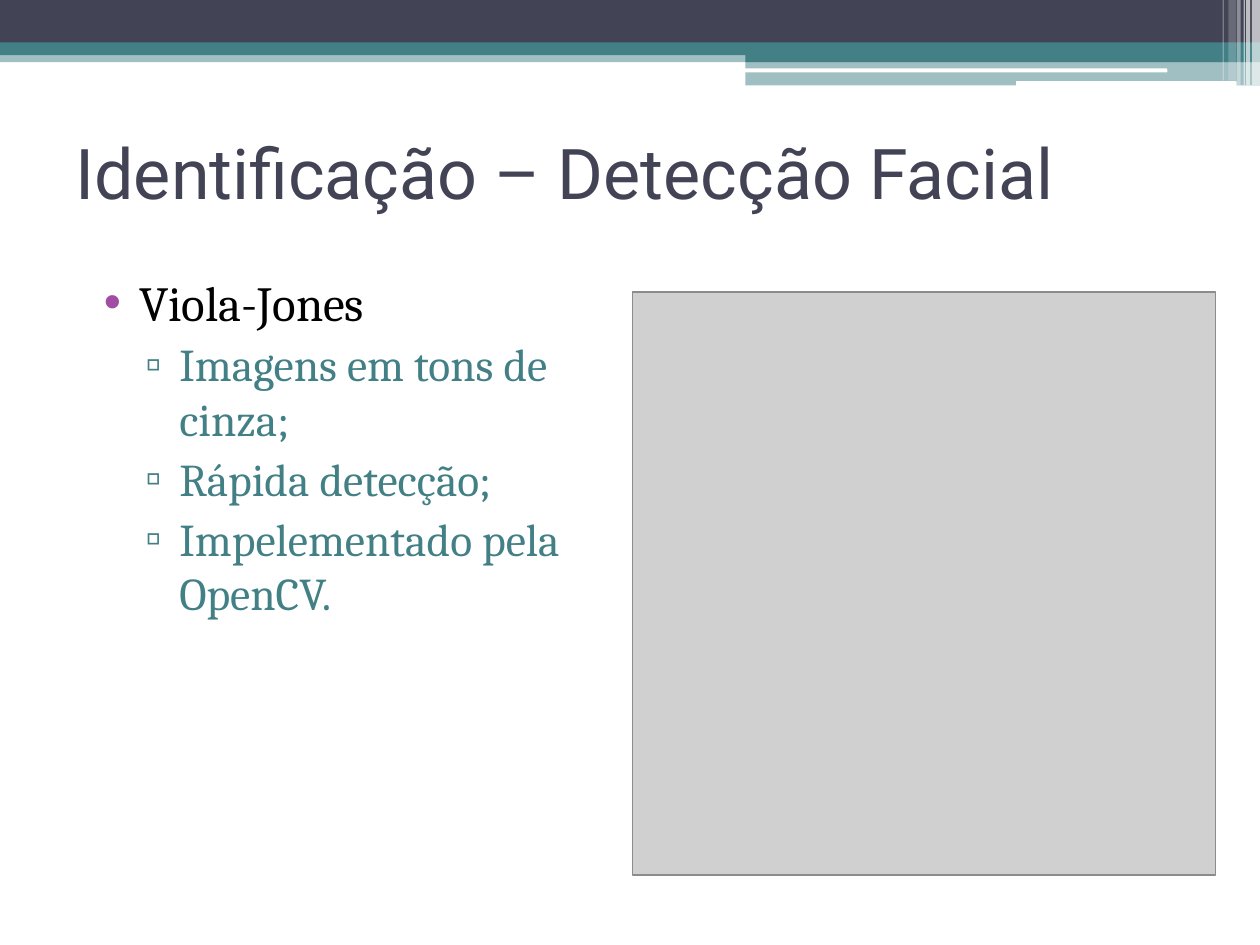
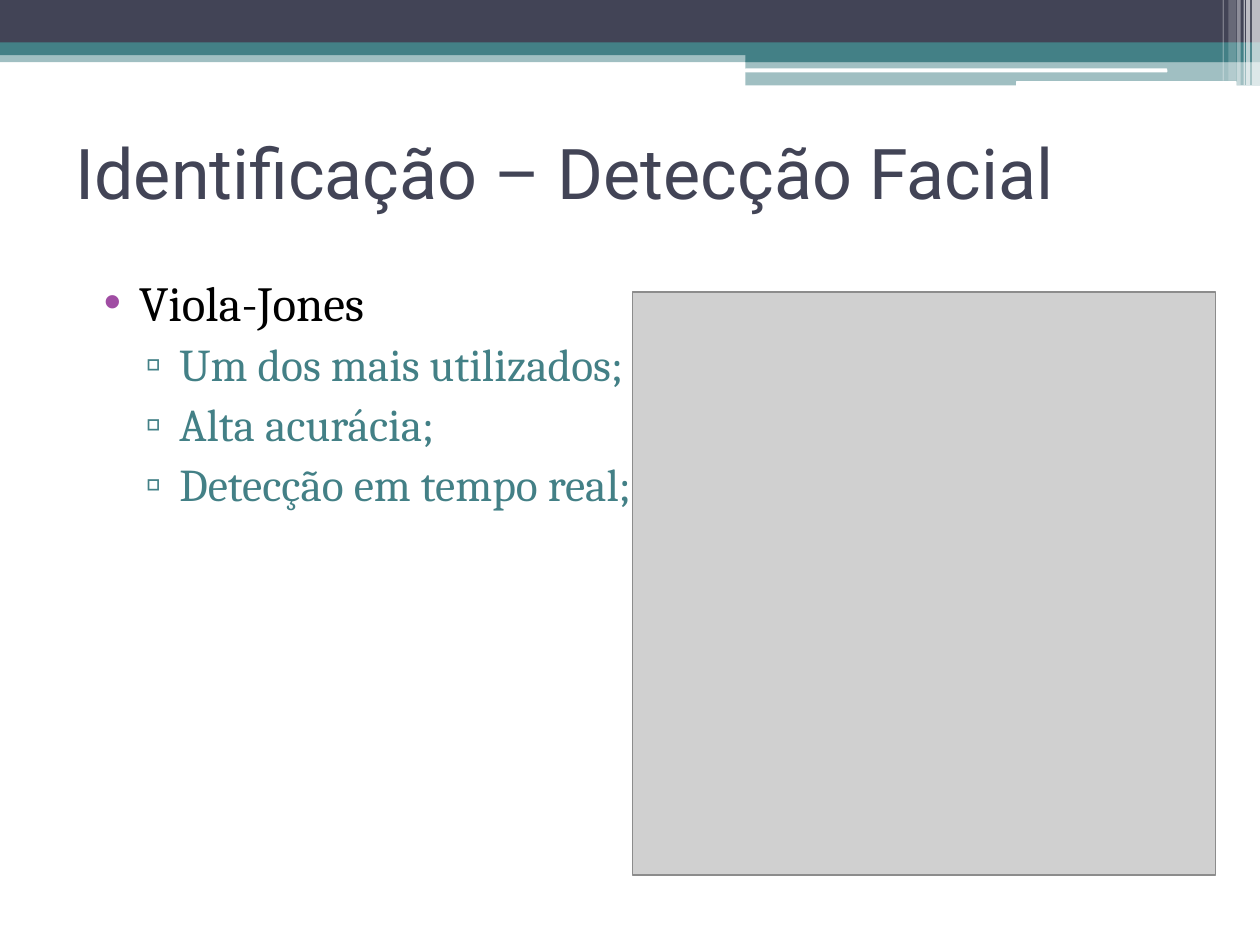
Before and after one commit to talesporto/Artigo-TRUE-SBCUP, a slide deck: slide 11 of apresentacao/ApresentacaoSBCUP.pptx. Drawn at 1260x945 pixels with LibreOffice and Linux fonts; fonts in the diff are those of the drawing; grey boxes stand for pictures. Boxes give left, top, right and bottom in pixels: in the first picture for what was removed or moved away, otherwise in the second. Text is boxed around its words. In the diff, an @@ line names an element or a change of style, - is before the commit and + after.

```diff
--- a/apresentacao/ApresentacaoSBCUP.pptx
+++ b/apresentacao/ApresentacaoSBCUP.pptx
@@ text at bbox=[179, 349, 631, 511]: text changed @@
-  ▫ Imagens em tons de cinza;
-  ▫ Rápida detecção;
-  ▫ Impelementado pela OpenCV.
+  ▫ Um dos mais utilizados;
+  ▫ Alta acurácia;
+  ▫ Detecção em tempo real;
```
Also in this commit, not shown: 3 other slides changed, 1 other file.
